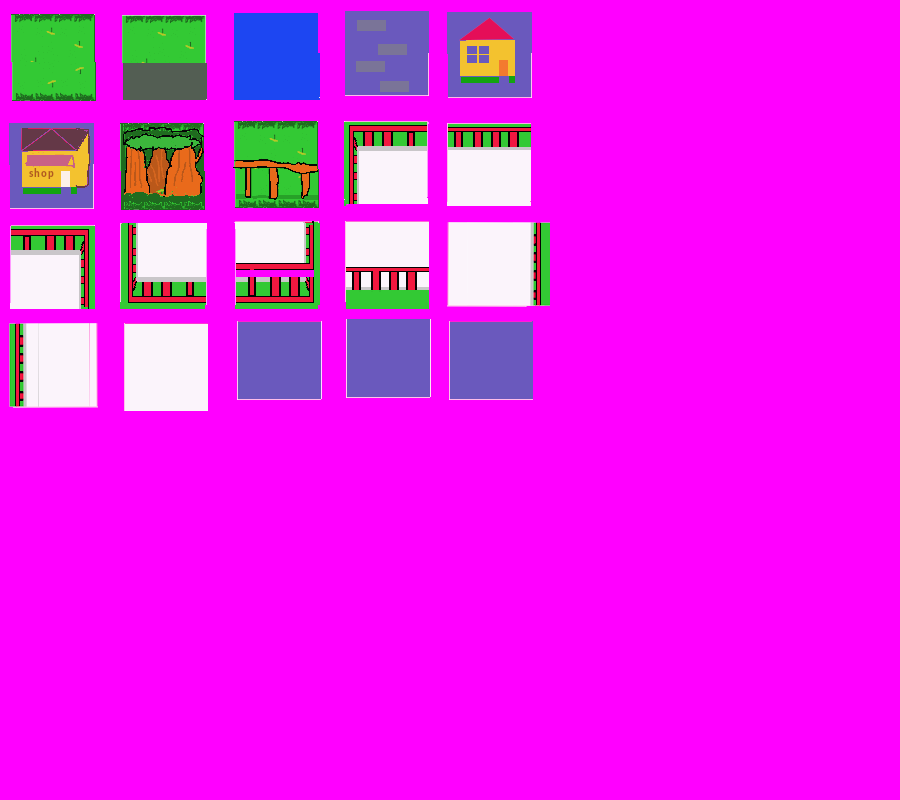
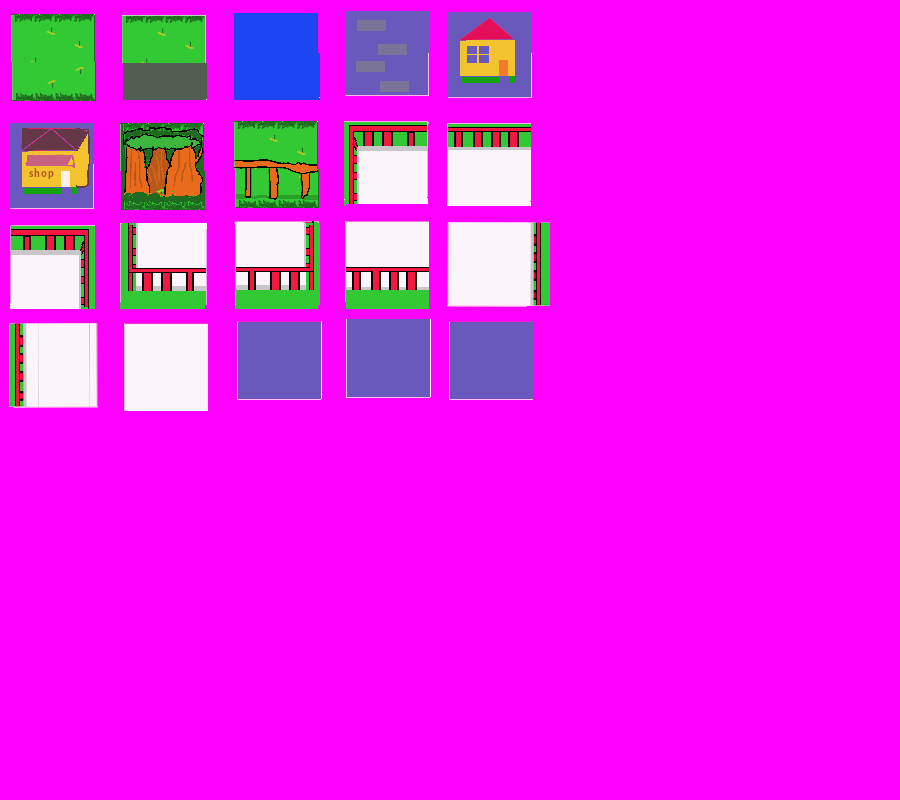
Layers edited between the first and the second 900x800 image:
painted on "mapa.bmp" over [128, 263, 314, 303]
